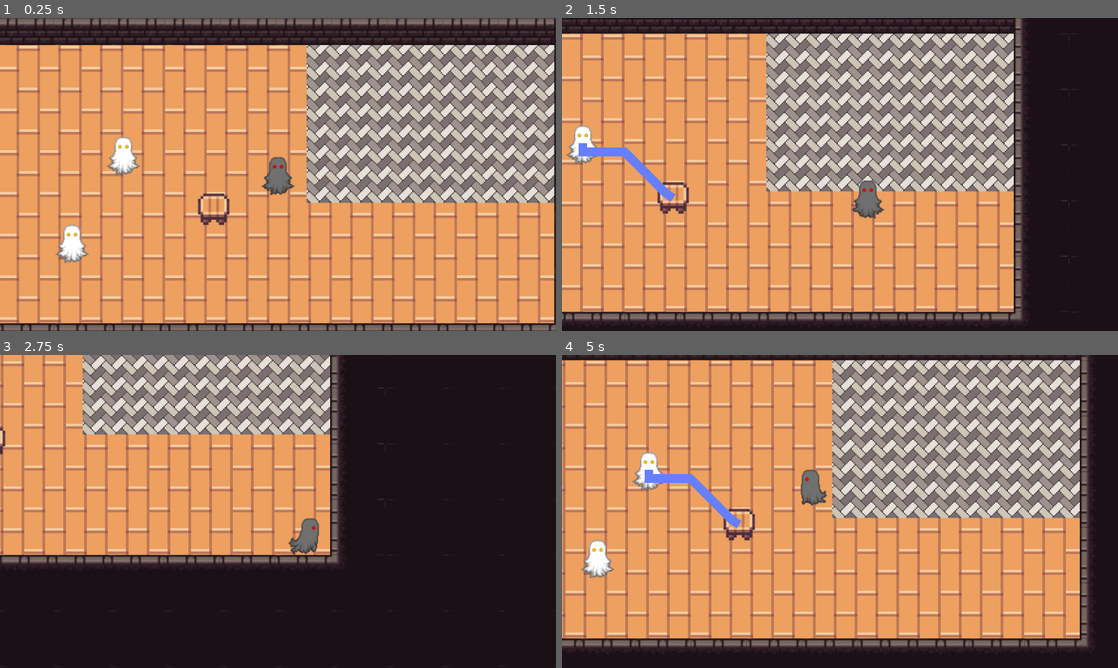
Above: before the commit, frames 1-4 (two rows, left to right).
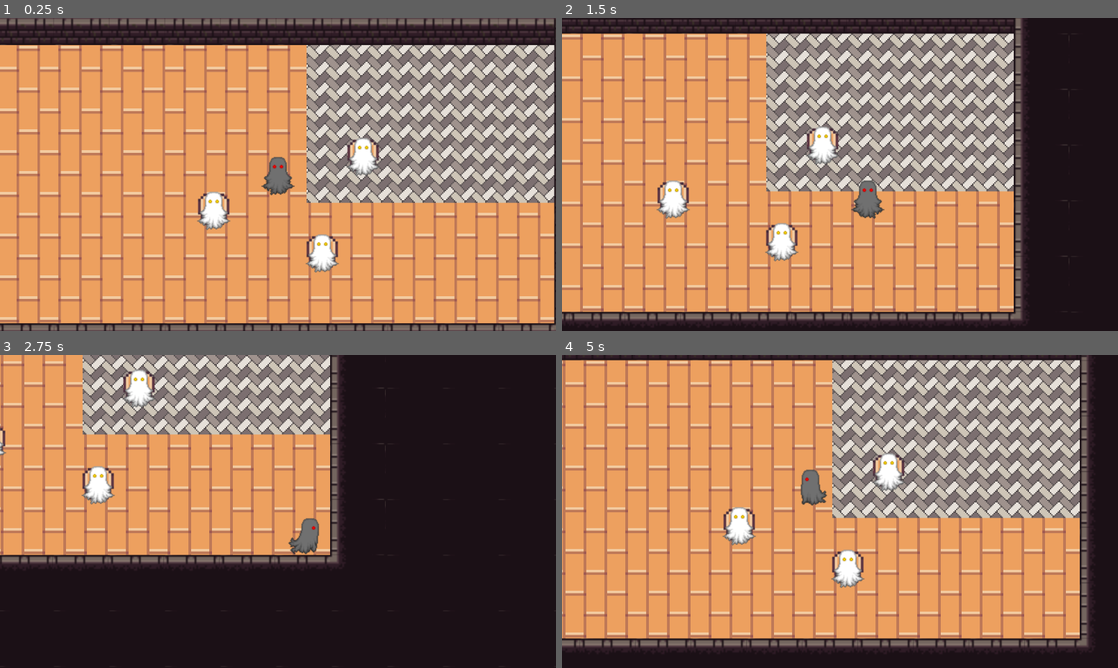
Above: after the commit, the same moments.

Repository: ikylios/GPC2022
Game: Godot game, scene res://scenes/Main.tscn
The game is run twice, just before and just after one commit, with the same random seed, the same clock (stepped at 60 frames per second) and the same inputs.
Inputs:
- Up to frame 1 (0.25 s): no input
- Up to frame 2 (1.5 s): tap Enter (ui_accept) at 0.5, 0.77, 0.8, 1.07, 1.35 s; hold D (move_right) 0.53-1.28 s; tap E (interact) at 0.6 s; hold S (move_down) from 1.28 s (still down)
- Up to frame 3 (2.75 s): tap Enter (ui_accept) at 1.52, 1.82, 2.3 s; tap E (interact) at 1.55, 2.1 s; release S (move_down) at 2.03 s; hold D (move_right) from 2.03 s (still down)
- Up to frame 4 (5 s): release D (move_right) at 2.78 s; hold W (move_up) 2.78-3.53 s; tap E (interact) at 2.85, 4.35 s; tap Enter (ui_accept) at 3.02, 3.32, 3.6, 3.77, 4.07, 4.52, 4.82 s; hold A (move_left) from 3.53 s (still down)

The runs differ from the first frame. In frame 1, 2.4% of the frame differs, in the area x 10-69%, y 38-82%; in frame 2, 2.4%; in frame 3, 1.1%; in frame 4, 2.9%, in the area x 3-62%, y 31-75%.

Commit message:
new customers are moved to available seats immediately

Diff:
--- a/src/scenes/Main.gd
+++ b/src/scenes/Main.gd
@@ -2,55 +2,47 @@
 
 var interactableObject = null
 var new_customers
+var customers
+var free_seats
+var taken_seats
 
 func _ready():
 	new_customers = get_tree().get_nodes_in_group("new_customers")
+	free_seats = get_tree().get_nodes_in_group("free_seats")
 
 
 func _process(_delta):
-	#if new_customers.size() > 0:
-	if Input.is_action_just_pressed("ui_accept"):
-		print("new customer detected")
+	if !new_customers.empty():
 		seat_customer()
 
 	if interactableObject != null:
 		if Input.is_action_just_pressed("interact"):
-#			print("interacting with ", interactableObject.name)
 			interactableObject.interact()
 
 
 # -------------- Customer functionalities --------------
 
 func seat_customer():
-	var free_seats = get_tree().get_nodes_in_group("free_seats")
-	print("free seats", free_seats)
-	print("new customers", new_customers)
+	var free_seat = free_seats.pop_front()
+	var customer = new_customers.pop_front()
 
-	var customer = new_customers[0]
-	var seat = free_seats[0]
+	customer.assign_seat(free_seat.global_position)
 
-	var path = generate_path_to_seat(customer.global_position, seat.global_position)
-	customer.navigate_to_seat(path)
+	# adds the new customer to group customer, as they are now being serviced
+	customer.add_to_group("customers")
+	# sets local variable customers, if variable customers has not yet been set
+	if !customers: customers = get_tree().get_nodes_in_group("customers")
 
-	#new_customers.remove[0]
-	#free_seats.remove[0]
-	#print("after seating")
-	#print("free seats", free_seats)
-	#print("new customers", new_customers)
+	# adds the free seat to group taken_seat, as the seat is not available anymore
+	free_seat.add_to_group("taken_seats")
+	# sets local variable taken_seats, if variable taken_seats has not yet been set
+	if !taken_seats: taken_seats = get_tree().get_nodes_in_group("taken_seats")
 
 
-func generate_path_to_seat(start, end):
-	print("generating path from ", start)
-	print("to ", end)
-	var path = $Navigation2D.get_simple_path(start, end, false)
-	return path
 
 
 func _on_Ghost_NPC_customer_area_entered(area):
 	interactableObject = get_node(area.name)
-#	be inspired by the following if overlapping areas are a problem
-#	interactableObject = get_node(area.get_overlapping_areas()[0].name)
-
 
 func _on_Ghost_NPC_customer_area_exited():
 	interactableObject = null
--- a/src/scenes/Main.tscn
+++ b/src/scenes/Main.tscn
@@ -212,9 +212,7 @@
 [node name="Main" type="Node"]
 script = ExtResource( 3 )
 
-[node name="Navigation2D" type="Navigation2D" parent="."]
-
-[node name="Floorboard" type="TileMap" parent="Navigation2D"]
+[node name="Floorboard" type="TileMap" parent="."]
 tile_set = SubResource( 45 )
 cell_size = Vector2( 48, 48 )
 cell_quadrant_size = 48
@@ -239,14 +237,23 @@
 [node name="Stool" parent="." groups=["free_seats"] instance=ExtResource( 7 )]
 position = Vector2( 440, 317 )
 
+[node name="Stool2" parent="." groups=["free_seats"] instance=ExtResource( 7 )]
+position = Vector2( 565, 366 )
+
+[node name="Stool3" parent="." groups=["free_seats"] instance=ExtResource( 7 )]
+position = Vector2( 612, 255 )
+
 [node name="Player" parent="." instance=ExtResource( 1 )]
 position = Vector2( 514, 277 )
 
-[node name="Ghost_NPC" parent="." groups=["customers", "new_customers"] instance=ExtResource( 6 )]
+[node name="Ghost_NPC" parent="." groups=["new_customers"] instance=ExtResource( 6 )]
 position = Vector2( 336, 254 )
 
-[node name="Ghost_NPC2" parent="." groups=["customers"] instance=ExtResource( 6 )]
+[node name="Ghost_NPC2" parent="." groups=["new_customers"] instance=ExtResource( 6 )]
 position = Vector2( 277, 355 )
+
+[node name="Ghost_NPC3" parent="." groups=["new_customers"] instance=ExtResource( 6 )]
+position = Vector2( 467, 205 )
 
 [connection signal="customer_area_entered" from="Ghost_NPC" to="." method="_on_Ghost_NPC_customer_area_entered"]
 [connection signal="customer_area_exited" from="Ghost_NPC" to="." method="_on_Ghost_NPC_customer_area_exited"]
--- a/src/scenes/customer scenes/Ghost_NPC.gd
+++ b/src/scenes/customer scenes/Ghost_NPC.gd
@@ -24,10 +24,8 @@
 
 # -------------- Moving functionalities --------------
 
-func navigate_to_seat(path):
-	print("navigating via path ", path)
-	$Line2D.points = path
-
+func assign_seat(point):
+	global_position = point
 
 
 # -------------- Food functionalities --------------
